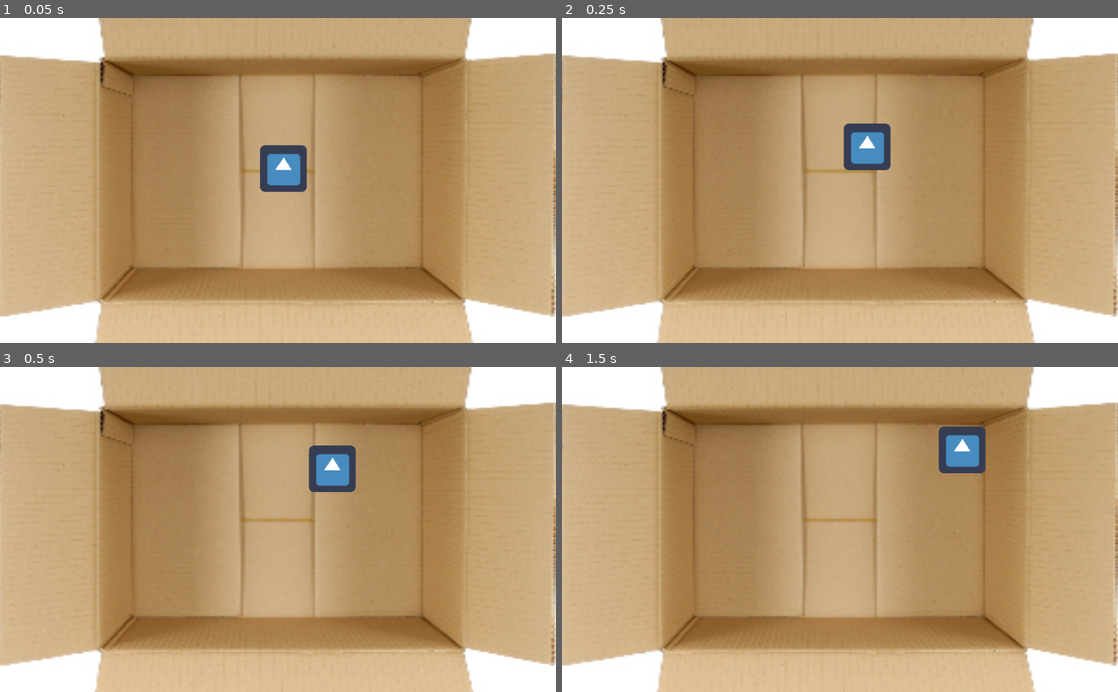
Above: before the commit, frames 1-4 (two rows, left to right).
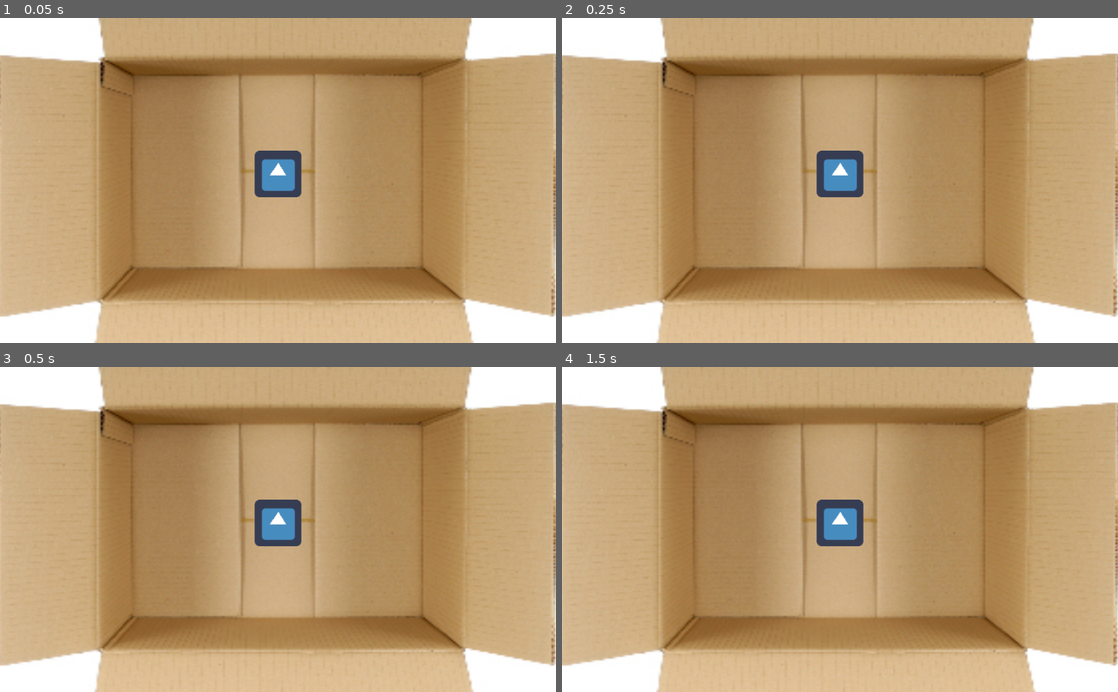
Above: after the commit, the same moments.

Repository: uf0logic/uf0logic.github.io
Game: Godot game, scene res://Scene.tscn
The game is run twice, just before and just after one commit, with the same random seed, the same clock (stepped at 60 frames per second) and the same inputs. The engine's default icon, where the game draws it, is replaced by a stand-in: a white triangle on a blue panel in a dark square.
Inputs:
- Up to frame 1 (0.05 s): no input
- Up to frame 2 (0.25 s): no input
- Up to frame 3 (0.5 s): no input
- Up to frame 4 (1.5 s): no input

The runs differ from the first frame. In frame 1, 1.0% of the frame differs, in the area x 45-56%, y 39-56%; in frame 2, 2.1%; in frame 3, 2.4%, in the area x 45-64%, y 24-56%; in frame 4, 2.4%.

Commit message:
Changed Controls for test

Diff:
--- a/Scene.tscn
+++ b/Scene.tscn
@@ -13,30 +13,30 @@
 
 func _physics_process(delta):
 	#velocity.y += delta * GRAVITY
-	#if Input.is_action_pressed(\"move_down\"):
+	if Input.is_action_pressed(\"move_down\"):
+		velocity.y = SPEED
+	elif Input.is_action_pressed(\"move_up\"):
+		velocity.y =  -SPEED
+	else:
+		velocity.y = 0
+
+	#if Input.get_accelerometer().x < 0:
+	#	velocity.x = -SPEED
+	#else:
+	#	velocity.x =  SPEED
+	#if Input.get_accelerometer().y < 0:
 	#	velocity.y = SPEED
-	#elif Input.is_action_pressed(\"move_up\"):
-	#	velocity.y =  -SPEED
 	#else:
-	#	velocity.y = 0
-
-	if Input.get_accelerometer().x < 0:
-		velocity.x = -SPEED
-	else:
-		velocity.x =  SPEED
-	if Input.get_accelerometer().y < 0:
-		velocity.y = SPEED
-	else:
-		velocity.y = -SPEED
+	#	velocity.y = -SPEED
 
 
 
-	#if Input.is_action_pressed(\"move_left\"):
-	#	velocity.x = -SPEED
-	#elif Input.is_action_pressed(\"move_right\"):
-	#	velocity.x =  SPEED
-	#else:
-	#	velocity.x = 0
+	if Input.is_action_pressed(\"move_left\"):
+		velocity.x = -SPEED
+	elif Input.is_action_pressed(\"move_right\"):
+		velocity.x =  SPEED
+	else:
+		velocity.x = 0
 
 	# We don't need to multiply velocity by delta because \"move_and_slide\" already takes delta time into account.
 
Not shown, changed: export_presets.cfg
Not shown, changed: index.html
